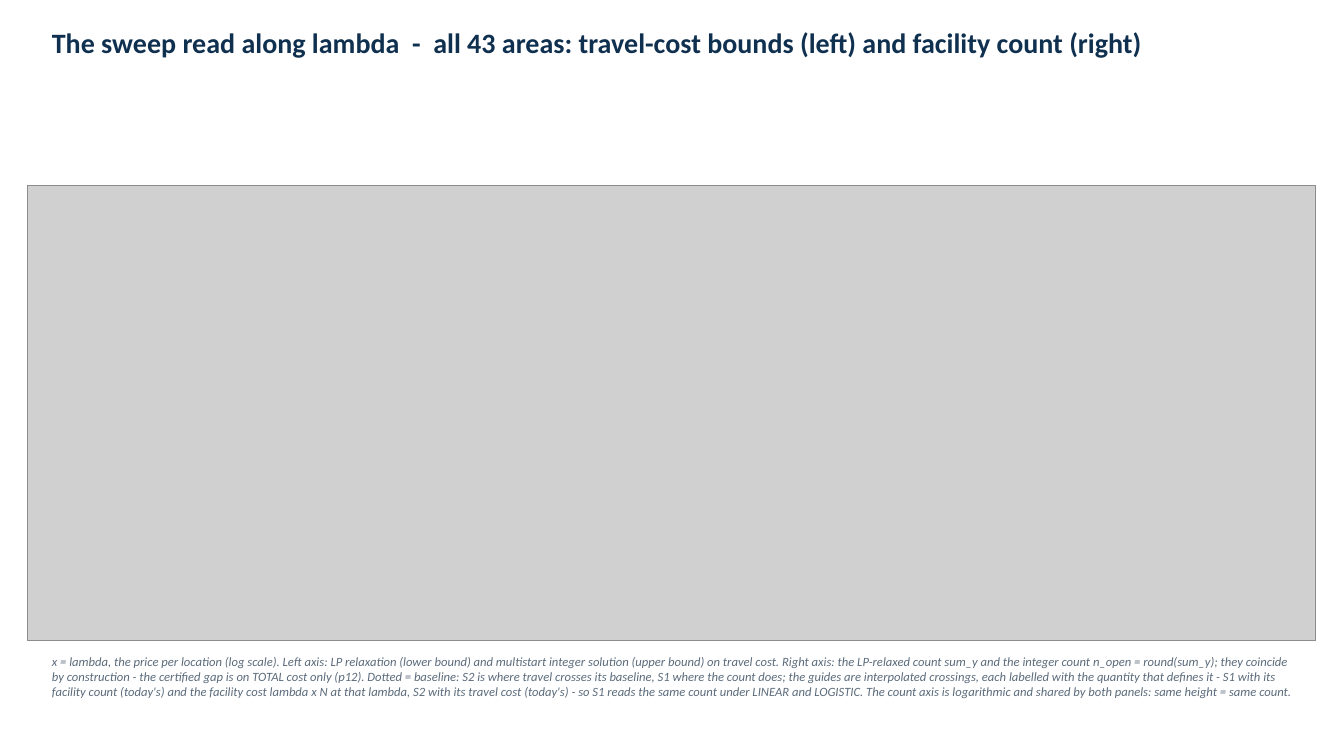
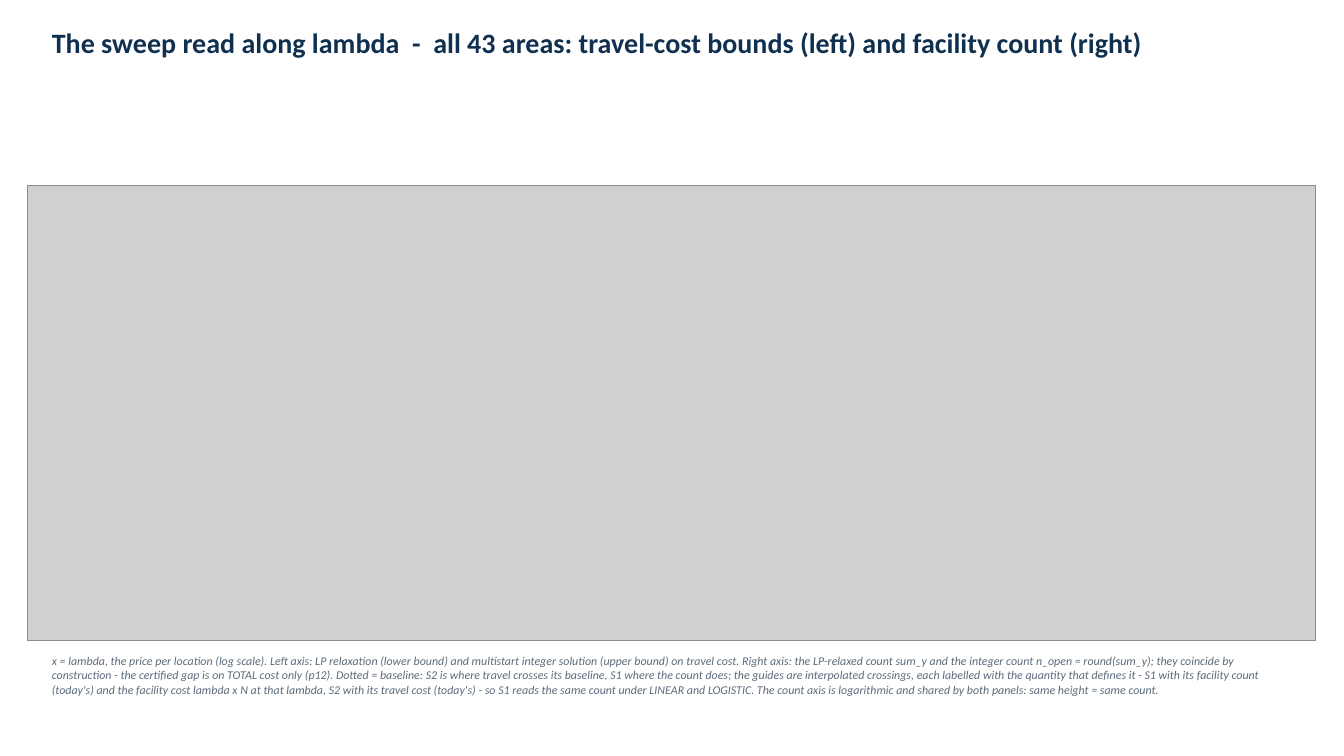
Before and after one commit to ObjectVision/NetworkModel_EU, a slide deck: slide 68 of doc/lambda_sweep5.pptx (slide 67 before the commit). Drawn at 1344x756 pixels with LibreOffice and Linux fonts; fonts in the diff are those of the drawing; grey boxes stand for pictures. Boxes give left, top, right and bottom in pixels: in the first picture for what was removed or moved away, otherwise in the second. Text is boxed around its words. In the diff, an @@ line names an element or a change of style, - is before the commit and + after.

```diff
--- a/doc/lambda_sweep5.pptx
+++ b/doc/lambda_sweep5.pptx
@@ text "x = lambda, the price ..." at (52, 656, 1259, 696): size 9 to 8.5 pt @@
```
Also in this commit, not shown: 12 other slides changed, 2 slides added, 1 slide removed, 5 other files.
